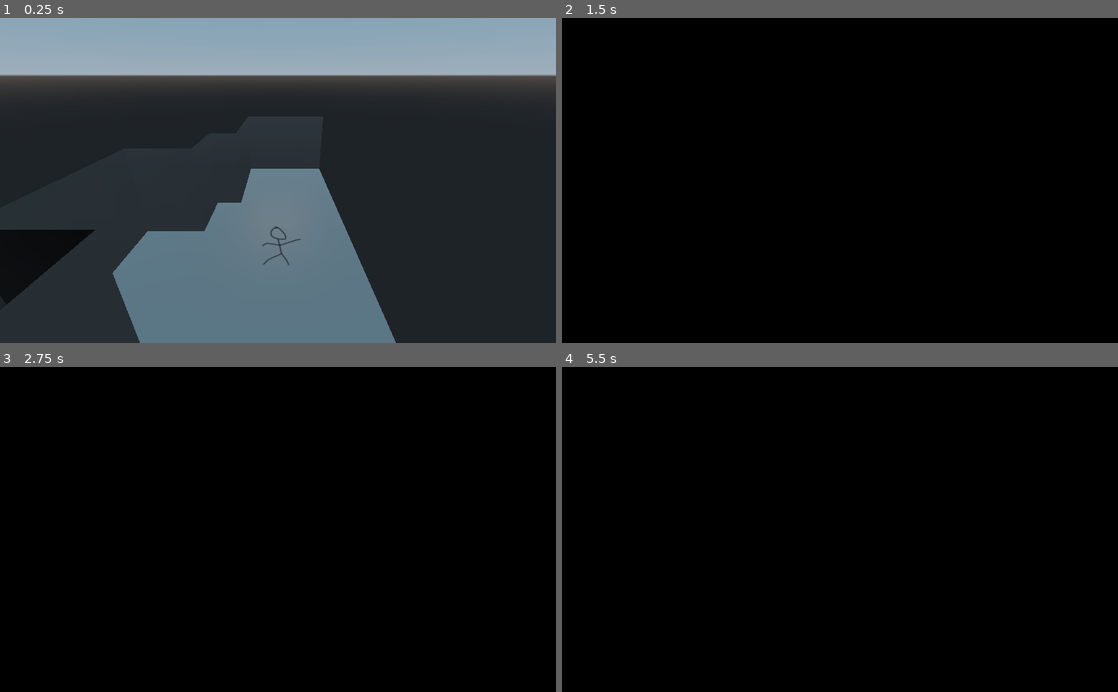
Above: before the commit, frames 1-4 (two rows, left to right).
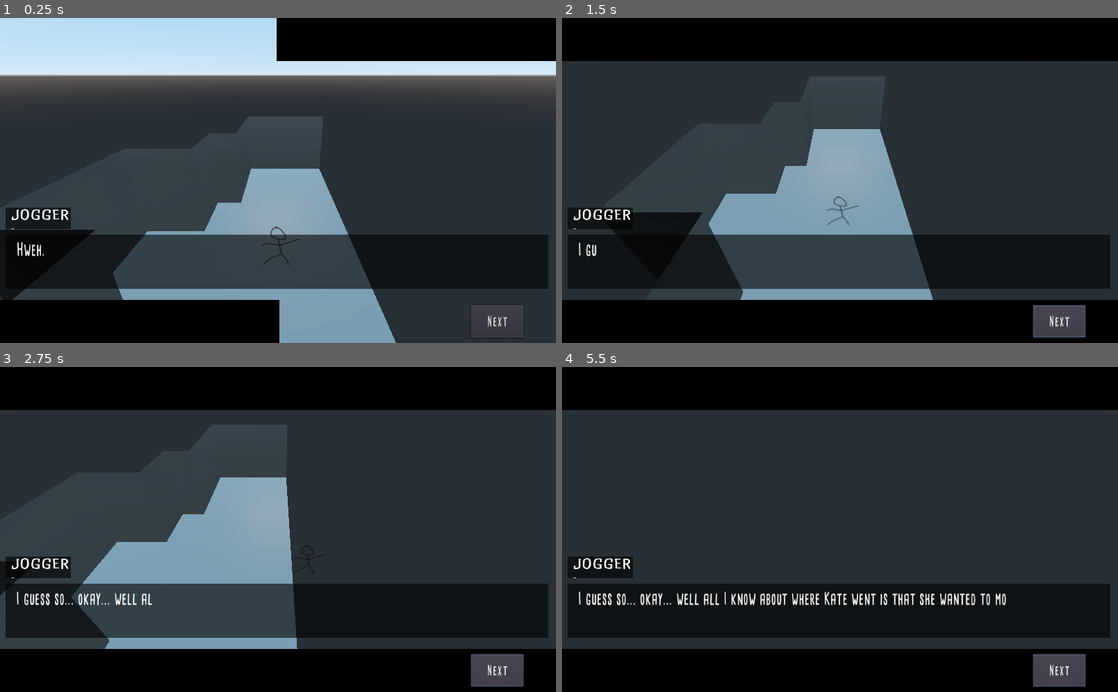
Above: after the commit, the same moments.

Repository: JeffKazuk/Ludum45
Game: Godot game, scene res://Town.tscn
The game is run twice, just before and just after one commit, with the same random seed, the same clock (stepped at 60 frames per second) and the same inputs.
Inputs (mouse positions are in pixels of both pictures, inside the frame that each line leads up to):
- Up to frame 1 (0.25 s): no input
- Up to frame 2 (1.5 s): click (1056, 320) at 0.5 s, where only the run after the commit has a clickable "Next"; click (1056, 320) at 1.25 s, where only the run after the commit has a clickable "Next"
- Up to frame 3 (2.75 s): hold D (strafe_right) from 2.03 s (still down)
- Up to frame 4 (5.5 s): release D (strafe_right) at 2.78 s; hold S (move_back) 2.78-3.53 s; hold D (strafe_right) 3.53-4.28 s; hold W (move_forward) 4.28-5.03 s; hold A (strafe_left) from 5.03 s (still down)

The runs differ from the first frame. In frame 1, 41% of the frame differs, in the area x 0-100%, y 0-100%; in frame 2, 64%; in frame 3, 67%, in the area x 0-100%, y 13-99%; in frame 4, 59%.

Commit message:
jogger dialogue

Diff:
--- a/Town.tscn
+++ b/Town.tscn
@@ -2,7 +2,7 @@
 
 [ext_resource path="res://characters/player/Player.tscn" type="PackedScene" id=1]
 [ext_resource path="res://models/untitled.dae" type="PackedScene" id=2]
-[ext_resource path="res://transitions/fade.tscn" type="PackedScene" id=3]
+[ext_resource path="res://dialogue/Dialogue.tscn" type="PackedScene" id=3]
 
 [node name="Spatial" type="Spatial"]
 
@@ -21,5 +21,5 @@
 speed = 4.0
 enabled = true
 
-[node name="fade" parent="." instance=ExtResource( 3 )]
-fadeTime = 1
+[node name="Control" parent="." instance=ExtResource( 3 )]
+file = "jogger2.json"
--- a/characters/bus/BusScene.tscn
+++ b/characters/bus/BusScene.tscn
@@ -1,7 +1,8 @@
-[gd_scene load_steps=3 format=2]
+[gd_scene load_steps=4 format=2]
 
 [ext_resource path="res://characters/bus/BusScene.gd" type="Script" id=1]
 [ext_resource path="res://characters/bus/realbus.tscn" type="PackedScene" id=2]
+[ext_resource path="res://transitions/fade.tscn" type="PackedScene" id=3]
 
 [node name="Bus Scene" type="Spatial"]
 script = ExtResource( 1 )
@@ -13,3 +14,7 @@
 
 [node name="Scene Root" parent="." instance=ExtResource( 2 )]
 transform = Transform( -2.62268e-08, 0, -0.6, 0, 0.6, 0, 0.6, 0, -2.62268e-08, -2.60294, 0.314294, -7.66979 )
+
+[node name="fade" parent="." instance=ExtResource( 3 )]
+fadeTime = 3
+alphaEnd = 0
--- /dev/null
+++ b/dialogue/jogger1.json
@@ -0,0 +1,28 @@
+{
+    "say":[
+        {
+            "name":"YOU:",
+            "says":"Hey there. I'm looking for Kate, have you seen or talked to her in the past little while?"
+        },
+        {
+            "name":"JOGGER:",
+            "says":"STAY AWAY FROM MEEEEE!!!!!!"
+        },
+        {
+            "name":"YOU:",
+            "says":"Woah sorry, didn't mean to frighten you. Are you okay?"
+        },
+        {
+            "name":"JOGGER:",
+            "says":"I read about you online! All the stuff you did! I don't want anything to do with you!"
+        },
+        {
+            "name":"YOU:",
+            "says":"That was a long time ago. Back then, I used to run every weekend just like you do."
+        },
+        {
+            "name":"JOGGER:",
+            "says":"Oh yeah? Well I guess IF you want to know what I know about Kate, You'll have to catch me first!"
+        }
+        ]
+}
--- /dev/null
+++ b/dialogue/jogger2.json
@@ -0,0 +1,20 @@
+{
+    "say":[
+        {
+            "name":"JOGGER:",
+            "says":"Hweh... Heugh... How... How did you catch up to me?"
+        },
+        {
+            "name":"YOU:",
+            "says":"Lots of cardio opportunities in prison."
+        },
+        {
+            "name":"JOGGER:",
+            "says":"I guess so... okay... well all I know about where Kate went is that she wanted to move as close to the mountains as she could. We took a trip to Jubilee Town together and loved it so much..."
+        },
+        {
+            "name":"YOU:",
+            "says":"Thank you."
+        }
+        ]
+}
